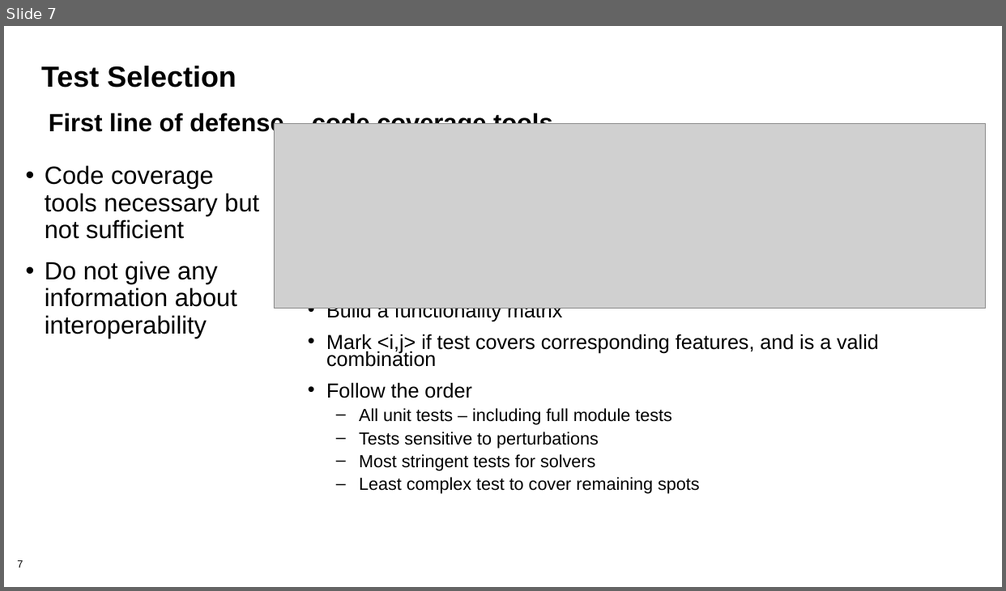
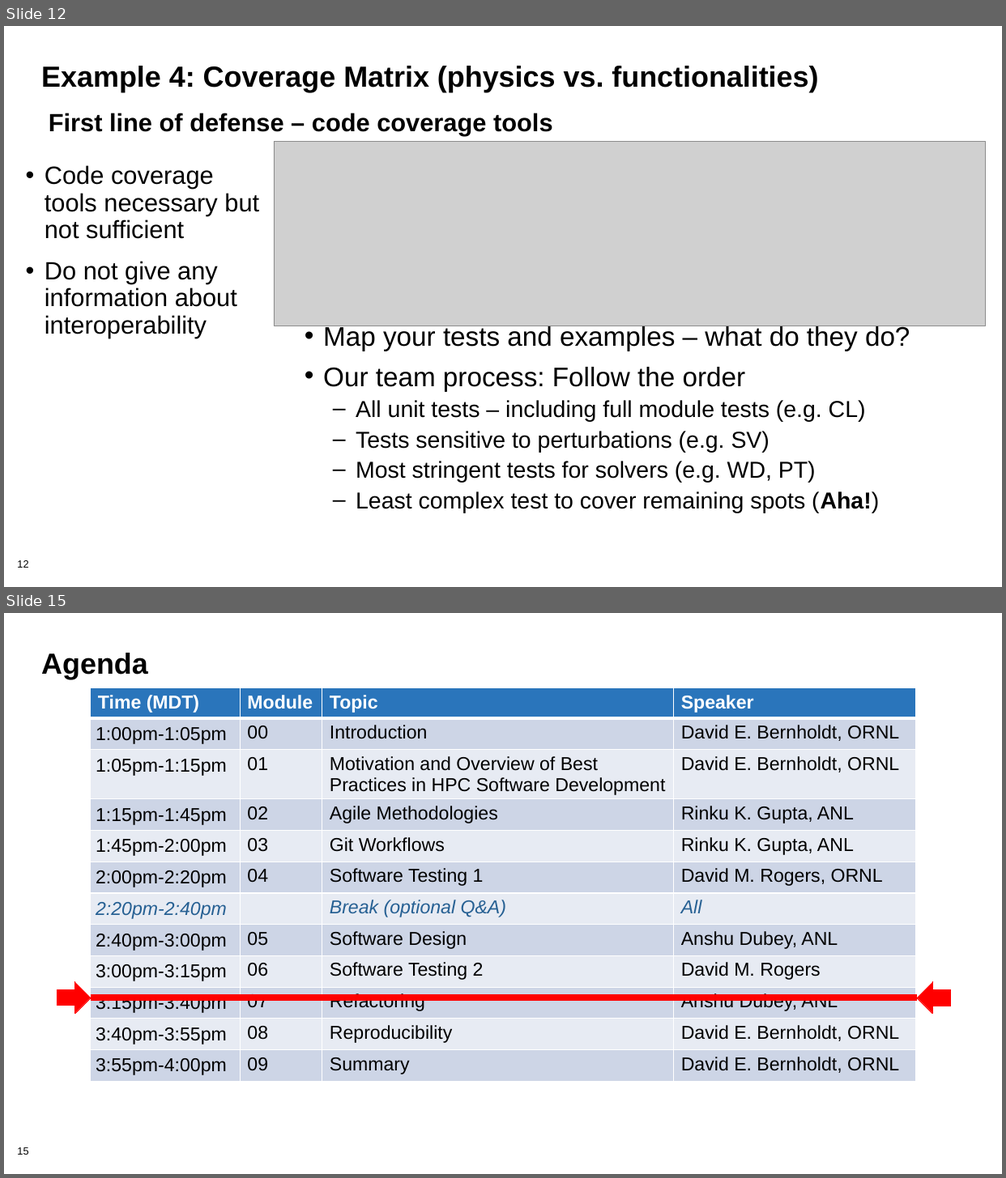
Before and after one commit to bssw-tutorial/presentations, a slide deck: final-presentations/2021-04-12-ecpam/03-testing2.pptx. Shown one above the other, each under a label of ours: slide 7 before the commit, slides 12 and 15 after it; the slides between them are not shown. The pictures are 1006x591 and 1006x1178 pixels, drawn with LibreOffice and Linux fonts; fonts in the diff are those of the drawing; grey boxes stand for pictures; background and template pictures are left out. Boxes give left, top, right and bottom in pixels: in the first picture for what was removed or moved away, otherwise in the second. Text is boxed around its words. In the diff, an @@ line names an element or a change of style, - is before the commit and + after.

```diff
--- a/final-presentations/2021-04-12-ecpam/03-testing2.pptx
+++ b/final-presentations/2021-04-12-ecpam/03-testing2.pptx
@@ slide 15 added at <box>4,613,1002,1174</box>, background #FFFFFF; not listed: 1 template element that a slide beside it also shows @@
@@ title added at <box>41,653,148,679</box>, 28 pt, text #000000, bold @@
+Agenda
@@ table added at <box>90,688,916,1099</box>, 12 rows, 4 columns @@
+Time (MDT) | Module | Topic | Speaker
+1:00pm-1:05pm | 00 | Introduction | David E. Bernholdt, ORNL
+1:05pm-1:15pm | 01 | Motivation and Overview of Best Practices in HPC Software Development | David E. Bernholdt, ORNL
+1:15pm-1:45pm | 02 | Agile Methodologies | Rinku K. Gupta, ANL
+1:45pm-2:00pm | 03 | Git Workflows | Rinku K. Gupta, ANL
+2:00pm-2:20pm | 04 | Software Testing 1 | David M. Rogers, ORNL
+2:20pm-2:40pm |  | Break (optional Q&A) | All
+2:40pm-3:00pm | 05 | Software Design | Anshu Dubey, ANL
+3:00pm-3:15pm | 06 | Software Testing 2 | David M. Rogers
+3:15pm-3:40pm | 07 | Refactoring | Anshu Dubey, ANL
+3:40pm-3:55pm | 08 | Reproducibility | David E. Bernholdt, ORNL
+3:55pm-4:00pm | 09 | Summary | David E. Bernholdt, ORNL
@@ right arrow added at <box>57,982,91,1014</box>, fill #FF0000, outline #FF0000 0.75 pt @@
@@ line added from (91, 998) to (917, 998), #FF0000 6 pt @@
@@ right arrow added at <box>917,982,950,1014</box>, fill #FF0000, outline #FF0000 0.75 pt @@
@@ what was slide 7 is now slide 12 @@
@@ slide 12 changed as well @@
@@ title at <box>41,66,818,92</box>: text changed @@
-Test Selection
+Example 4: Coverage Matrix (physics vs. functionalities)
@@ picture: place and size @@
-picture at <box>274,124,985,309</box>
+picture at <box>274,141,985,327</box>
@@ text at <box>323,324,910,514</box>: text changed; size 16.8 to 22.2 pt @@
-• Build a functionality matrix
-• Mark <i,j> if test covers corresponding features, and is a valid combination
-• Follow the order
-  – All unit tests – including full module tests
-  – Tests sensitive to perturbations
-  – Most stringent tests for solvers
-  – Least complex test to cover remaining spots
+• Map your tests and examples – what do they do?
+• Our team process: Follow the order
+  – All unit tests – including full module tests (e.g. CL)
+  – Tests sensitive to perturbations (e.g. SV)
+  – Most stringent tests for solvers (e.g. WD, PT)
+  – Least complex test to cover remaining spots (Aha!)
@@ page number at <box>17,561,28,568</box>: text changed @@
-7
+12
```
Also in this commit, not shown: 7 other slides changed, 6 other slides added.
